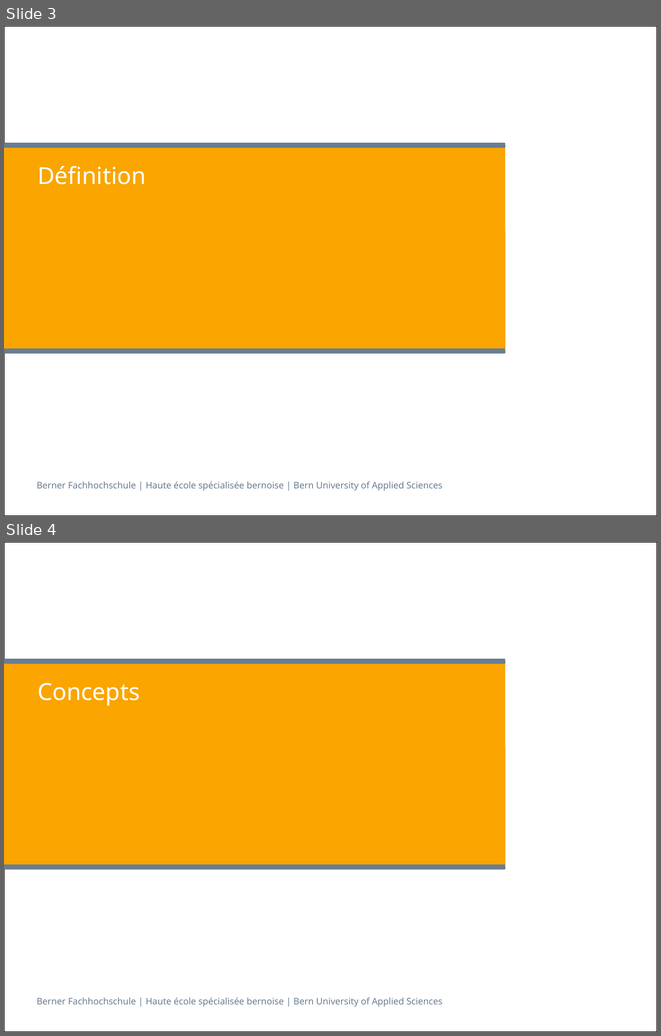
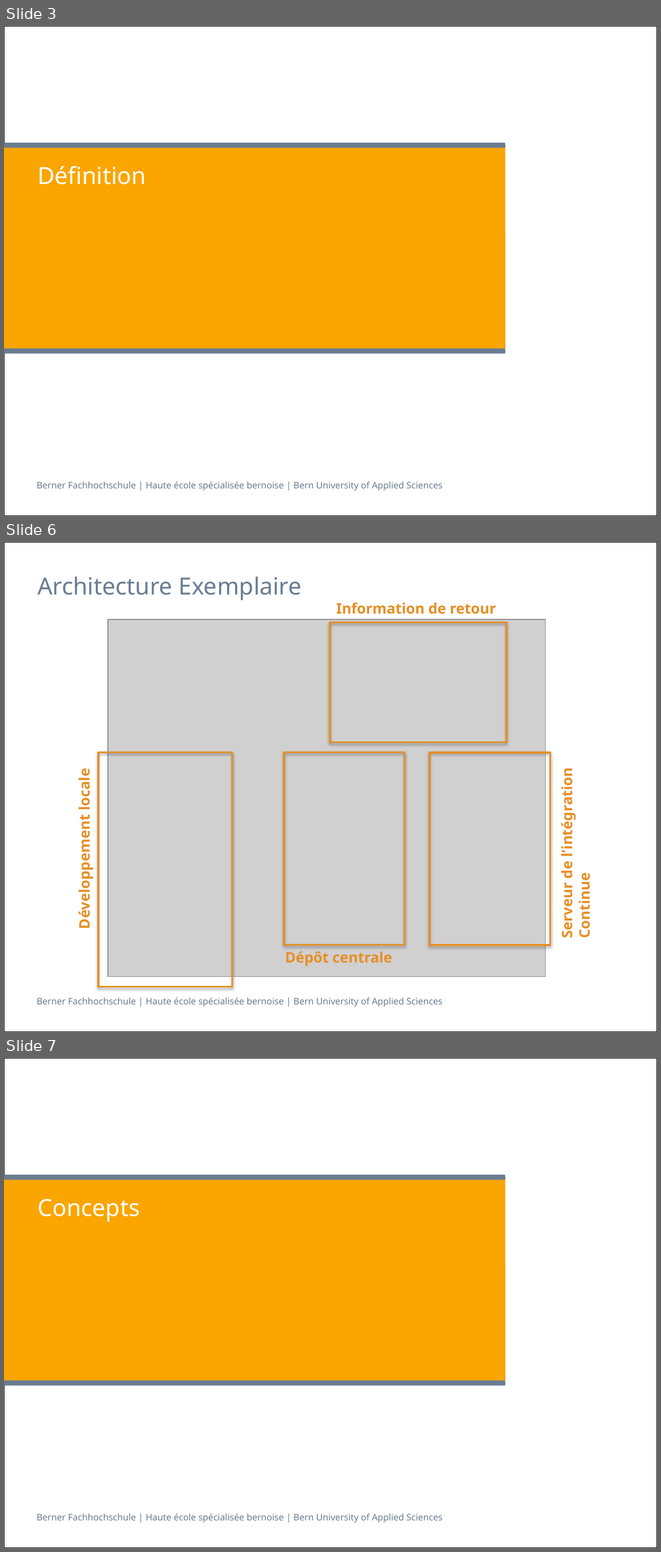
Before and after one commit to h3ll5ur7er/InfoSeminar, a slide deck: continuousIntegration/Infseminar_IntegrationContinue_aescd5.pptx. Shown one above the other, each under a label of ours: slides 3 and 4 before the commit, slides 3, 6 and 7 after it; the slides between them are not shown. The pictures are 661x1036 and 661x1552 pixels, drawn with LibreOffice and Linux fonts; fonts in the diff are those of the drawing; grey boxes stand for pictures. Boxes give left, top, right and bottom in pixels: in the first picture for what was removed or moved away, otherwise in the second. Text is boxed around its words. In the diff, an @@ line names an element or a change of style, - is before the commit and + after.

```diff
--- a/continuousIntegration/Infseminar_IntegrationContinue_aescd5.pptx
+++ b/continuousIntegration/Infseminar_IntegrationContinue_aescd5.pptx
@@ slide 6 added at <box>4,542,657,1032</box>, background #FFFFFF; not listed: 2 template elements that a slide beside it also shows @@
@@ title added at <box>37,576,302,600</box>, 26 pt, text #697D91 @@
+Architecture Exemplaire
@@ text added at <box>336,602,496,614</box>, 16 pt, text #E78E23, bold @@
+Information de retour
@@ picture added at <box>108,619,545,976</box> @@
@@ rectangle added at <box>330,623,506,742</box>, outline #E78E23 2 pt @@
@@ rectangle added at <box>98,752,232,987</box>, outline #E78E23 2 pt @@
@@ rectangle added at <box>284,752,405,945</box>, outline #E78E23 2 pt @@
@@ rectangle added at <box>430,752,550,945</box>, outline #E78E23 2 pt @@
@@ text added at <box>74,773,94,925</box>, 16 pt, text #E78E23, bold @@
+Développement locale
@@ text added at <box>557,777,594,937</box>, 16 pt, text #E78E23, bold @@
+Serveur de l’intégration
+Continue
@@ text added at <box>285,951,392,966</box>, 16 pt, text #E78E23, bold @@
+Dépôt centrale
@@ what was slide 4 is now slide 7 @@
```
Also in this commit, not shown: 2 slides changed, 11 other slides added.
